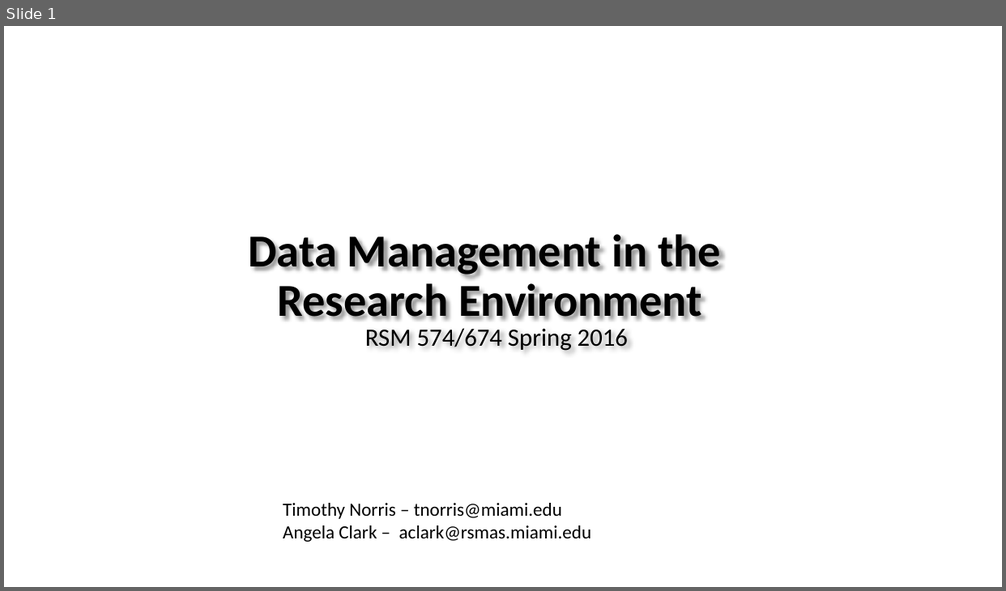
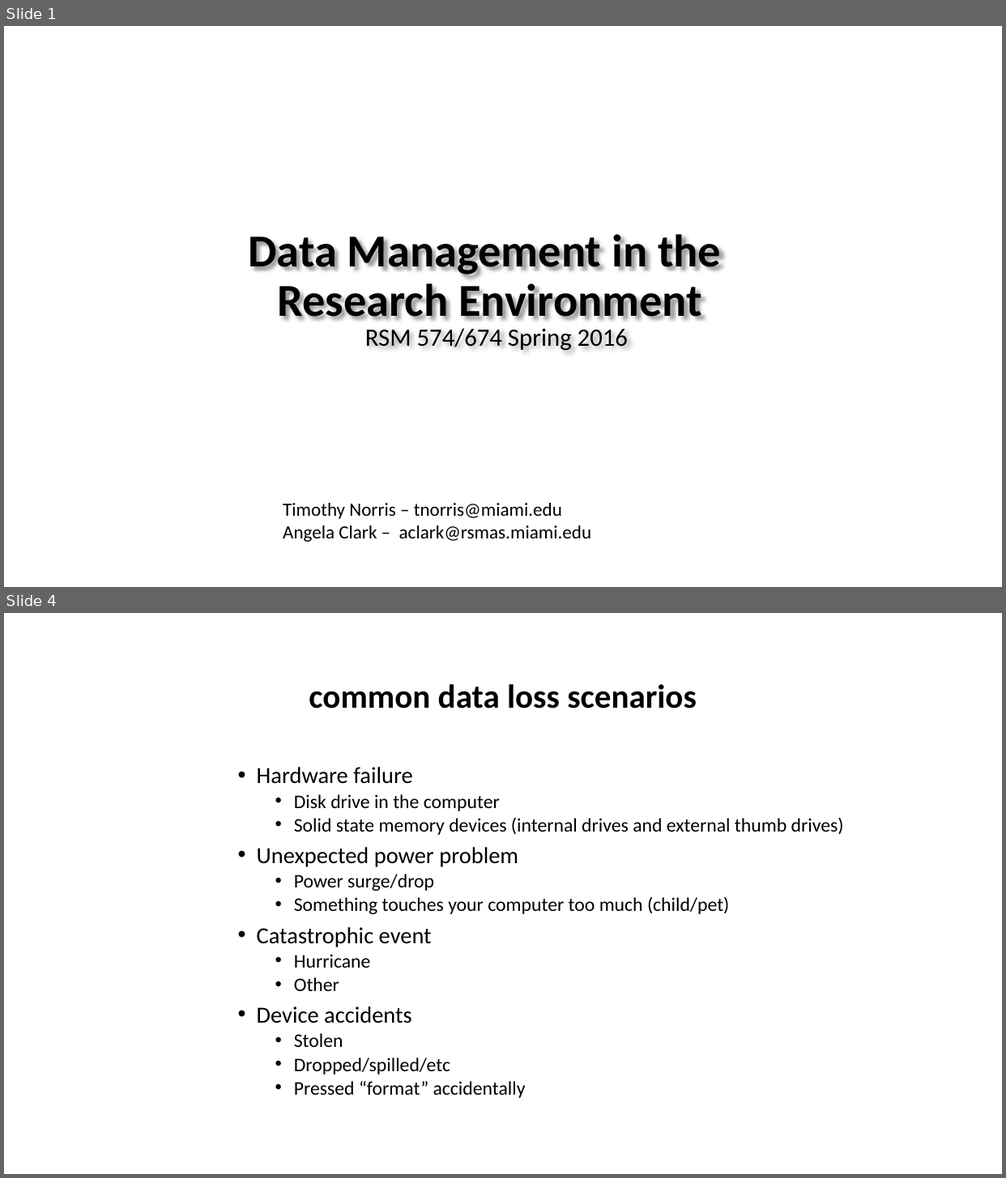
Before and after one commit to tibbben/teaching.data.literacy, a slide deck: UM_DataManagementClass/Lessons/05/05_FirstMeeting.pptx. Shown one above the other, each under a label of ours: slide 1 before the commit, slides 1 and 4 after it; the slides between them are not shown. The pictures are 1006x591 and 1006x1178 pixels, drawn with LibreOffice and Linux fonts; fonts in the diff are those of the drawing; background and template pictures are left out. Boxes give left, top, right and bottom in pixels: in the first picture for what was removed or moved away, otherwise in the second. Text is boxed around its words. In the diff, an @@ line names an element or a change of style, - is before the commit and + after.

```diff
--- a/UM_DataManagementClass/Lessons/05/05_FirstMeeting.pptx
+++ b/UM_DataManagementClass/Lessons/05/05_FirstMeeting.pptx
@@ slide 4 added at <box>4,613,1002,1174</box>, background #FFFFFF @@
@@ title added at <box>309,684,697,709</box>, 32 pt, text #000000, bold @@
+common data loss scenarios
@@ text added at <box>257,767,844,1098</box>, 18.5 pt, text #000000 @@
+• Hardware failure
+  • Disk drive in the computer
+  • Solid state memory devices (internal drives and external thumb drives)
+• Unexpected power problem
+  • Power surge/drop
+  • Something touches your computer too much (child/pet)
+• Catastrophic event
+  • Hurricane
+  • Other
+• Device accidents
+  • Stolen
+  • Dropped/spilled/etc
+  • Pressed “format” accidentally
```
Also in this commit, not shown: 1 slide changed, 34 other slides added, 3 other files.
